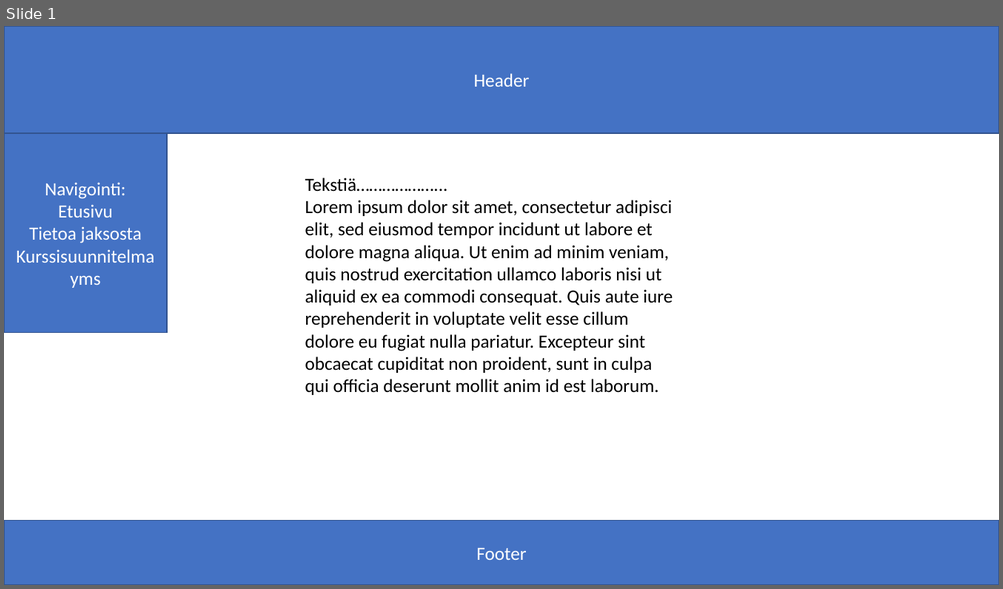
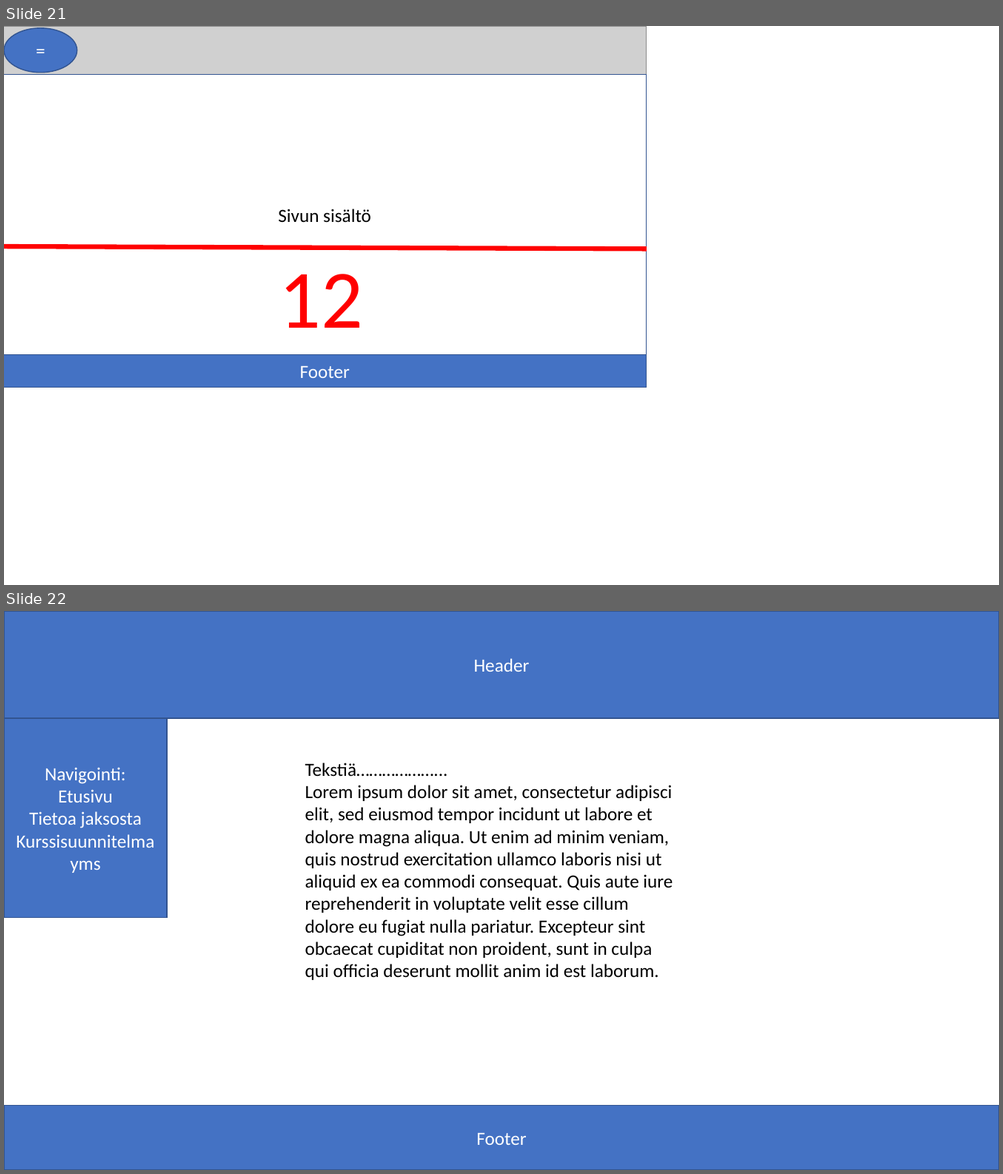
Before and after one commit to KalleVuoristo/Kouluhommat, a slide deck: eurheilu_projekti/pikaluonnos.pptx. Shown one above the other, each under a label of ours: slide 1 before the commit, slides 21 and 22 after it. The pictures are 1003x589 and 1003x1174 pixels, drawn with LibreOffice and Linux fonts; fonts in the diff are those of the drawing; grey boxes stand for pictures. Boxes give left, top, right and bottom in pixels: in the first picture for what was removed or moved away, otherwise in the second. Text is boxed around its words. In the diff, an @@ line names an element or a change of style, - is before the commit and + after.

```diff
--- a/eurheilu_projekti/pikaluonnos.pptx
+++ b/eurheilu_projekti/pikaluonnos.pptx
@@ slide 21 added at (x1=4, y1=26, x2=999, y2=585), background #FFFFFF @@
@@ picture added at (x1=4, y1=26, x2=646, y2=388) @@
@@ ellipse added at (x1=4, y1=28, x2=77, y2=73), fill #4472C4, outline #325491 1 pt, 18 pt, text #FFFFFF @@
+=
@@ rectangle added at (x1=4, y1=75, x2=646, y2=355), fill #FFFFFF, outline #325491 1 pt, 18 pt, text #000000 @@
+Sivun sisältö
@@ line added from (4, 247) to (646, 249), #FF0000 4.5 pt @@
@@ text added at (x1=279, y1=274, x2=363, y2=328), 80 pt, text #FF0000 @@
+12
@@ rectangle added at (x1=4, y1=355, x2=646, y2=388), fill #4472C4, outline #325491 1 pt, 18 pt, text #FFFFFF @@
+Footer
@@ what was slide 1 is now slide 22 @@
```
Also in this commit, not shown: 20 other slides added.
